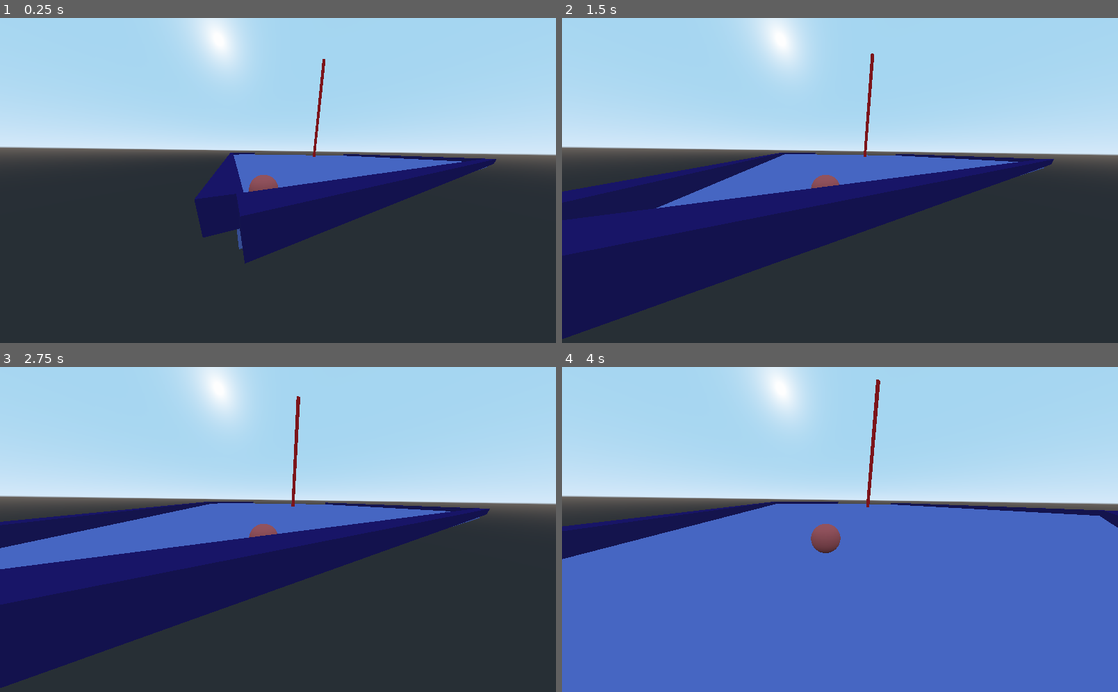
Above: before the commit, frames 1-4 (two rows, left to right).
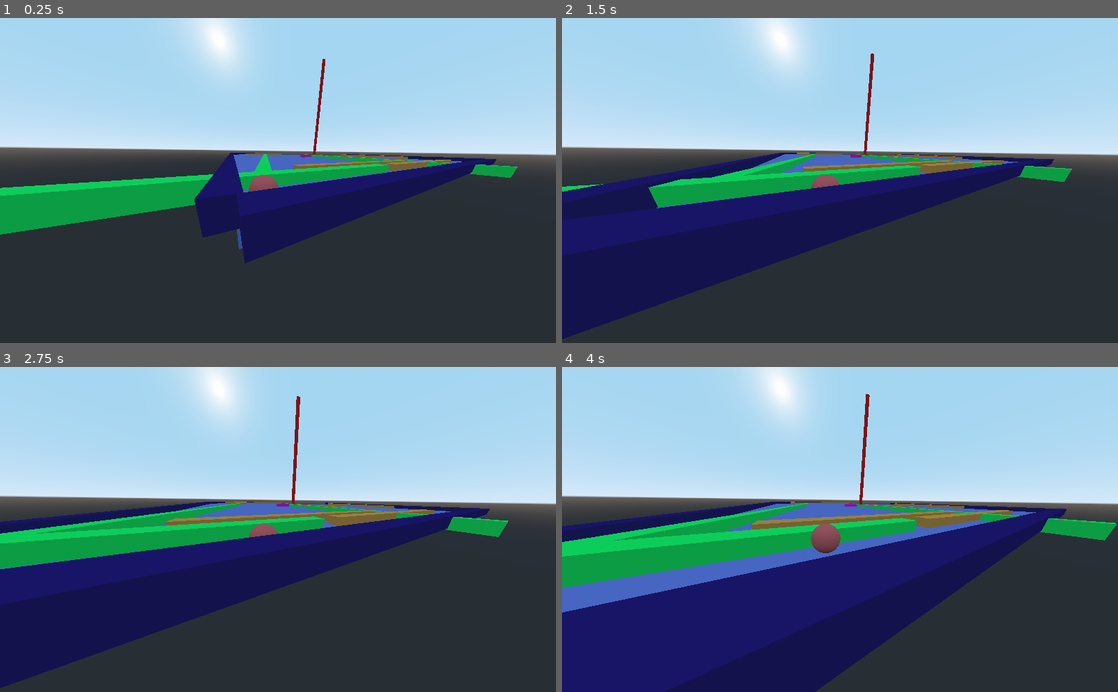
Above: after the commit, the same moments.

Repository: Chinuon/Bhulbhulaiya
Game: Godot game, scene res://Level1.tscn
Same seed, same stepped clock (60 frames per second), same inputs: the game is played once before the commit and once after it. The project has no main scene, so this scene is started directly.
Inputs:
- Up to frame 1 (0.25 s): no input
- Up to frame 2 (1.5 s): tap Enter at 0.5 s; hold Right (ui_right) 0.53-1.28 s; hold Down (ui_down) from 1.28 s (still down)
- Up to frame 3 (2.75 s): tap Space at 2 s; release Down (ui_down) at 2.03 s; hold Right (ui_right) from 2.03 s (still down)
- Up to frame 4 (4 s): release Right (ui_right) at 2.78 s; hold Up (ui_up) 2.78-3.53 s; hold Left (ui_left) from 3.53 s (still down)

The runs differ from the first frame. In frame 1, 6.2% of the frame differs, in the area x 0-94%, y 41-67%; in frame 2, 4.2%; in frame 3, 6.7%; in frame 4, 51%, in the area x 0-100%, y 3-100%.

Commit message:
maze compe 40%

Diff:
--- a/Level1.tscn
+++ b/Level1.tscn
@@ -6,7 +6,7 @@
 [sub_resource type="CubeMesh" id=1]
 
 [sub_resource type="SpatialMaterial" id=2]
-albedo_color = Color( 0.435294, 0.486275, 0.823529, 1 )
+albedo_color = Color( 0.435294, 0.486275, 0.823529, 0.270588 )
 
 [sub_resource type="BoxShape" id=3]
 
@@ -30,6 +30,27 @@
 
 [sub_resource type="SpatialMaterial" id=11]
 albedo_color = Color( 0.976471, 0.0705882, 0.0862745, 0.266667 )
+
+[sub_resource type="CubeMesh" id=14]
+
+[sub_resource type="SpatialMaterial" id=15]
+albedo_color = Color( 0.0235294, 0.980392, 0.372549, 0.584314 )
+
+[sub_resource type="BoxShape" id=16]
+
+[sub_resource type="CubeMesh" id=17]
+
+[sub_resource type="SpatialMaterial" id=18]
+albedo_color = Color( 0.917647, 0.615686, 0.258824, 0.619608 )
+
+[sub_resource type="BoxShape" id=19]
+
+[sub_resource type="CubeMesh" id=20]
+
+[sub_resource type="SpatialMaterial" id=21]
+albedo_color = Color( 0.968627, 0.0862745, 0.870588, 1 )
+
+[sub_resource type="BoxShape" id=22]
 
 [node name="Level1" type="Spatial"]
 
@@ -60,66 +81,209 @@
 transform = Transform( 0.916707, 0.0968124, -0.387654, 0.0132408, 0.962309, 0.271637, 0.399341, -0.254145, 0.880873, -1.86619, 2.56944, 6.62615 )
 fov = 114.297
 
-[node name="Node" type="Node" parent="."]
-
-[node name="walls" type="StaticBody" parent="Node"]
+[node name="walls" type="Node" parent="."]
+
+[node name="walls" type="StaticBody" parent="walls"]
 transform = Transform( -0.0148523, 0, -0.99989, 0, 1, 0, 0.99989, 0, -0.0148523, -49.7567, 0.247444, 0.191673 )
 
-[node name="CollisionShape" type="CollisionShape" parent="Node/walls"]
-transform = Transform( 50, 0, 0, 0, 1, 0, 0, 0, 1, 0, 0, 0 )
-shape = SubResource( 7 )
-
-[node name="MeshInstance" type="MeshInstance" parent="Node/walls"]
-transform = Transform( 50, 0, 0, 0, 1, 0, 0, 0, 1, 0, 0, 0 )
-mesh = SubResource( 8 )
-material/0 = SubResource( 9 )
-
-[node name="walls2" type="StaticBody" parent="Node"]
+[node name="CollisionShape" type="CollisionShape" parent="walls/walls"]
+transform = Transform( 50, 0, 0, 0, 1, 0, 0, 0, 1, 0, 0, 0 )
+shape = SubResource( 7 )
+
+[node name="MeshInstance" type="MeshInstance" parent="walls/walls"]
+transform = Transform( 50, 0, 0, 0, 1, 0, 0, 0, 1, 0, 0, 0 )
+mesh = SubResource( 8 )
+material/0 = SubResource( 9 )
+
+[node name="walls2" type="StaticBody" parent="walls"]
 transform = Transform( -0.0148523, 0, -0.99989, 0, 1, 0, 0.99989, 0, -0.0148523, 49.2258, 0.247444, 0.191673 )
 
-[node name="CollisionShape" type="CollisionShape" parent="Node/walls2"]
-transform = Transform( 50, 0, 0, 0, 1, 0, 0, 0, 1, 0, 0, 0 )
-shape = SubResource( 7 )
-
-[node name="MeshInstance" type="MeshInstance" parent="Node/walls2"]
-transform = Transform( 50, 0, 0, 0, 1, 0, 0, 0, 1, 0, 0, 0 )
-mesh = SubResource( 8 )
-material/0 = SubResource( 9 )
-
-[node name="walls3" type="StaticBody" parent="Node"]
+[node name="CollisionShape" type="CollisionShape" parent="walls/walls2"]
+transform = Transform( 50, 0, 0, 0, 1, 0, 0, 0, 1, 0, 0, 0 )
+shape = SubResource( 7 )
+
+[node name="MeshInstance" type="MeshInstance" parent="walls/walls2"]
+transform = Transform( 50, 0, 0, 0, 1, 0, 0, 0, 1, 0, 0, 0 )
+mesh = SubResource( 8 )
+material/0 = SubResource( 9 )
+
+[node name="walls3" type="StaticBody" parent="walls"]
 transform = Transform( -0.999919, 0, -0.0127578, 0, 1, 0, 0.0127578, 0, -0.999919, 0.164005, 0.247444, 50.5334 )
 
-[node name="CollisionShape" type="CollisionShape" parent="Node/walls3"]
-transform = Transform( 50, 0, 0, 0, 1, 0, 0, 0, 1, 0, 0, 0 )
-shape = SubResource( 7 )
-
-[node name="MeshInstance" type="MeshInstance" parent="Node/walls3"]
-transform = Transform( 50, 0, 0, 0, 1, 0, 0, 0, 1, 0, 0, 0 )
-mesh = SubResource( 8 )
-material/0 = SubResource( 9 )
-
-[node name="walls4" type="StaticBody" parent="Node"]
+[node name="CollisionShape" type="CollisionShape" parent="walls/walls3"]
+transform = Transform( 50, 0, 0, 0, 1, 0, 0, 0, 1, 0, 0, 0 )
+shape = SubResource( 7 )
+
+[node name="MeshInstance" type="MeshInstance" parent="walls/walls3"]
+transform = Transform( 50, 0, 0, 0, 1, 0, 0, 0, 1, 0, 0, 0 )
+mesh = SubResource( 8 )
+material/0 = SubResource( 9 )
+
+[node name="walls4" type="StaticBody" parent="walls"]
 transform = Transform( -0.99994, 0, -0.0109602, 0, 1, 0, 0.0109602, 0, -0.99994, 0.718382, 0.247444, -49.5848 )
 
-[node name="CollisionShape" type="CollisionShape" parent="Node/walls4"]
-transform = Transform( 50, 0, 0, 0, 1, 0, 0, 0, 1, 0, 0, 0 )
-shape = SubResource( 7 )
-
-[node name="MeshInstance" type="MeshInstance" parent="Node/walls4"]
-transform = Transform( 50, 0, 0, 0, 1, 0, 0, 0, 1, 0, 0, 0 )
-mesh = SubResource( 8 )
-material/0 = SubResource( 9 )
-
-[node name="Area" type="Area" parent="Node"]
+[node name="CollisionShape" type="CollisionShape" parent="walls/walls4"]
+transform = Transform( 50, 0, 0, 0, 1, 0, 0, 0, 1, 0, 0, 0 )
+shape = SubResource( 7 )
+
+[node name="MeshInstance" type="MeshInstance" parent="walls/walls4"]
+transform = Transform( 50, 0, 0, 0, 1, 0, 0, 0, 1, 0, 0, 0 )
+mesh = SubResource( 8 )
+material/0 = SubResource( 9 )
+
+[node name="Area" type="Area" parent="walls"]
 transform = Transform( 1, 0, 0, 0, 50, 0, 0, 0, 1, 0, 0, 0 )
 script = ExtResource( 2 )
 
-[node name="CollisionShape" type="CollisionShape" parent="Node/Area"]
+[node name="CollisionShape" type="CollisionShape" parent="walls/Area"]
 transform = Transform( 1, 0, 0, 0, 50, 0, 0, 0, 1, 0, 0, 0 )
 shape = SubResource( 13 )
 
-[node name="MeshInstance" type="MeshInstance" parent="Node/Area"]
+[node name="MeshInstance" type="MeshInstance" parent="walls/Area"]
 transform = Transform( 1, 0, 0, 0, 1, 0, 0, 0, 0.333333, 0, 0, 0 )
 mesh = SubResource( 10 )
 material/0 = SubResource( 11 )
-[connection signal="body_entered" from="Node/Area" to="Node/Area" method="_on_Area_body_entered"]
+
+[node name="StaticBody" type="StaticBody" parent="walls"]
+transform = Transform( 1, 0, 0, 0, 1, 0, 0, 0, 1, 38.8174, 0, -44.3796 )
+
+[node name="MeshInstance" type="MeshInstance" parent="walls/StaticBody"]
+transform = Transform( 30, 0, 0, 0, 1, 0, 0, 0, 1, 0, 0, 0 )
+mesh = SubResource( 14 )
+material/0 = SubResource( 15 )
+
+[node name="CollisionShape" type="CollisionShape" parent="walls/StaticBody"]
+transform = Transform( 30, 0, 0, 0, 1, 0, 0, 0, 1, 0, 0, 0 )
+shape = SubResource( 16 )
+
+[node name="StaticBody2" type="StaticBody" parent="walls"]
+transform = Transform( 1, 0, 0, 0, 1, 0, 0, 0, 1, -53.115, 0, 44.7001 )
+
+[node name="MeshInstance" type="MeshInstance" parent="walls/StaticBody2"]
+transform = Transform( 30, 0, 0, 0, 1, 0, 0, 0, 1, 0, 0, 0 )
+mesh = SubResource( 14 )
+material/0 = SubResource( 15 )
+
+[node name="CollisionShape" type="CollisionShape" parent="walls/StaticBody2"]
+transform = Transform( 30, 0, 0, 0, 1, 0, 0, 0, 1, 0, 0, 0 )
+shape = SubResource( 16 )
+
+[node name="StaticBody3" type="StaticBody" parent="walls"]
+transform = Transform( 0.293256, 0, 0.956034, 0, 1, 0, -0.956034, 0, 0.293256, -37.98, 0, 15.4056 )
+
+[node name="MeshInstance" type="MeshInstance" parent="walls/StaticBody3"]
+transform = Transform( 30, 0, 0, 0, 1, 0, 0, 0, 1, 0, 0, 0 )
+mesh = SubResource( 14 )
+material/0 = SubResource( 15 )
+
+[node name="CollisionShape" type="CollisionShape" parent="walls/StaticBody3"]
+transform = Transform( 30, 0, 0, 0, 1, 0, 0, 0, 1, 0, 0, 0 )
+shape = SubResource( 16 )
+
+[node name="StaticBody4" type="StaticBody" parent="walls"]
+transform = Transform( -0.00750496, 0, 0.999972, 0, 1, 0, -0.999972, 0, -0.00750496, -1.93773, 0, 25.2414 )
+
+[node name="MeshInstance" type="MeshInstance" parent="walls/StaticBody4"]
+transform = Transform( 30, 0, 0, 0, 1, 0, 0, 0, 1, 0, 0, 0 )
+mesh = SubResource( 14 )
+material/0 = SubResource( 15 )
+
+[node name="CollisionShape" type="CollisionShape" parent="walls/StaticBody4"]
+transform = Transform( 30, 0, 0, 0, 1, 0, 0, 0, 1, 0, 0, 0 )
+shape = SubResource( 16 )
+
+[node name="StaticBody5" type="StaticBody" parent="walls"]
+transform = Transform( 1, 0, 0, 0, 1, 0, 0, 0, 1, 0, 0, 44.4688 )
+
+[node name="MeshInstance" type="MeshInstance" parent="walls/StaticBody5"]
+transform = Transform( 20, 0, 0, 0, 1, 0, 0, 0, 1, 0, 0, 0 )
+mesh = SubResource( 17 )
+material/0 = SubResource( 18 )
+
+[node name="CollisionShape" type="CollisionShape" parent="walls/StaticBody5"]
+transform = Transform( 20, 0, 0, 0, 1, 0, 0, 0, 1, 0, 0, 0 )
+shape = SubResource( 19 )
+
+[node name="StaticBody6" type="StaticBody" parent="walls"]
+transform = Transform( 1, 0, 0, 0, 1, 0, 0, 0, 1, -20.1935, 0, 40.6844 )
+
+[node name="MeshInstance" type="MeshInstance" parent="walls/StaticBody6"]
+transform = Transform( 20, 0, 0, 0, 1, 0, 0, 0, 1, 0, 0, 0 )
+mesh = SubResource( 17 )
+material/0 = SubResource( 18 )
+
+[node name="CollisionShape" type="CollisionShape" parent="walls/StaticBody6"]
+transform = Transform( 20, 0, 0, 0, 1, 0, 0, 0, 1, 0, 0, 0 )
+shape = SubResource( 19 )
+
+[node name="StaticBody7" type="StaticBody" parent="walls"]
+transform = Transform( 1, 0, 0, 0, 1, 0, 0, 0, 1, -17.9971, 0, -43.8635 )
+
+[node name="MeshInstance" type="MeshInstance" parent="walls/StaticBody7"]
+transform = Transform( 20, 0, 0, 0, 1, 0, 0, 0, 1, 0, 0, 0 )
+mesh = SubResource( 17 )
+material/0 = SubResource( 18 )
+
+[node name="CollisionShape" type="CollisionShape" parent="walls/StaticBody7"]
+transform = Transform( 20, 0, 0, 0, 1, 0, 0, 0, 1, 0, 0, 0 )
+shape = SubResource( 19 )
+
+[node name="StaticBody8" type="StaticBody" parent="walls"]
+transform = Transform( 0.110185, 0, -0.993911, 0, 1, 0, 0.993911, 0, 0.110185, 3.25433, 0, 8.35577 )
+
+[node name="MeshInstance" type="MeshInstance" parent="walls/StaticBody8"]
+transform = Transform( 20, 0, 0, 0, 1, 0, 0, 0, 1, 0, 0, 0 )
+mesh = SubResource( 17 )
+material/0 = SubResource( 18 )
+
+[node name="CollisionShape" type="CollisionShape" parent="walls/StaticBody8"]
+transform = Transform( 20, 0, 0, 0, 1, 0, 0, 0, 1, 0, 0, 0 )
+shape = SubResource( 19 )
+
+[node name="StaticBody9" type="StaticBody" parent="walls"]
+transform = Transform( 0.0125485, 0, -0.999921, 0, 1, 0, 0.999921, 0, 0.0125485, 43.0536, 0, 8.35577 )
+
+[node name="MeshInstance" type="MeshInstance" parent="walls/StaticBody9"]
+transform = Transform( 20, 0, 0, 0, 1, 0, 0, 0, 1, 0, 0, 0 )
+mesh = SubResource( 17 )
+material/0 = SubResource( 18 )
+
+[node name="CollisionShape" type="CollisionShape" parent="walls/StaticBody9"]
+transform = Transform( 20, 0, 0, 0, 1, 0, 0, 0, 1, 0, 0, 0 )
+shape = SubResource( 19 )
+
+[node name="StaticBody10" type="StaticBody" parent="walls"]
+transform = Transform( 0.999936, 0, 0.0112745, 0, 1, 0, -0.0112745, 0, 0.999936, 25.5785, 0, -38.6745 )
+
+[node name="MeshInstance" type="MeshInstance" parent="walls/StaticBody10"]
+transform = Transform( 20, 0, 0, 0, 1, 0, 0, 0, 1, 0, 0, 0 )
+mesh = SubResource( 17 )
+material/0 = SubResource( 18 )
+
+[node name="CollisionShape" type="CollisionShape" parent="walls/StaticBody10"]
+transform = Transform( 20, 0, 0, 0, 1, 0, 0, 0, 1, 0, 0, 0 )
+shape = SubResource( 19 )
+
+[node name="StaticBody11" type="StaticBody" parent="walls"]
+transform = Transform( 0.999936, 0, 0.0112745, 0, 1, 0, -0.0112745, 0, 0.999936, -13.5267, 0, -38.6745 )
+
+[node name="MeshInstance" type="MeshInstance" parent="walls/StaticBody11"]
+transform = Transform( 20, 0, 0, 0, 1, 0, 0, 0, 1, 0, 0, 0 )
+mesh = SubResource( 17 )
+material/0 = SubResource( 18 )
+
+[node name="CollisionShape" type="CollisionShape" parent="walls/StaticBody11"]
+transform = Transform( 20, 0, 0, 0, 1, 0, 0, 0, 1, 0, 0, 0 )
+shape = SubResource( 19 )
+
+[node name="StaticBody12" type="StaticBody" parent="walls"]
+
+[node name="MeshInstance" type="MeshInstance" parent="walls/StaticBody12"]
+transform = Transform( 10, 0, 0, 0, 1, 0, 0, 0, 1, 0, 0, 0 )
+mesh = SubResource( 20 )
+material/0 = SubResource( 21 )
+
+[node name="CollisionShape" type="CollisionShape" parent="walls/StaticBody12"]
+transform = Transform( 10, 0, 0, 0, 1, 0, 0, 0, 1, 0, 0, 0 )
+shape = SubResource( 22 )
+[connection signal="body_entered" from="walls/Area" to="walls/Area" method="_on_Area_body_entered"]
Not shown: 1 places in Level1.tscn that only renumber resources
